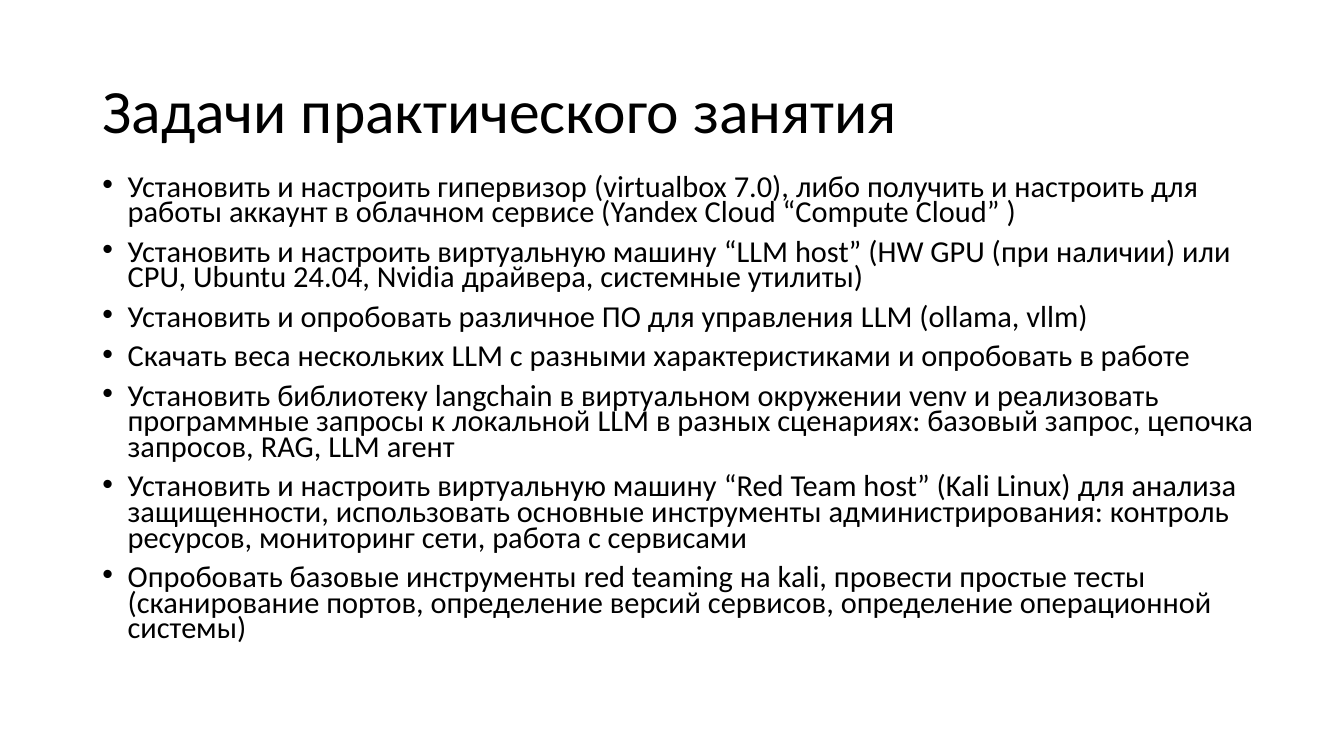
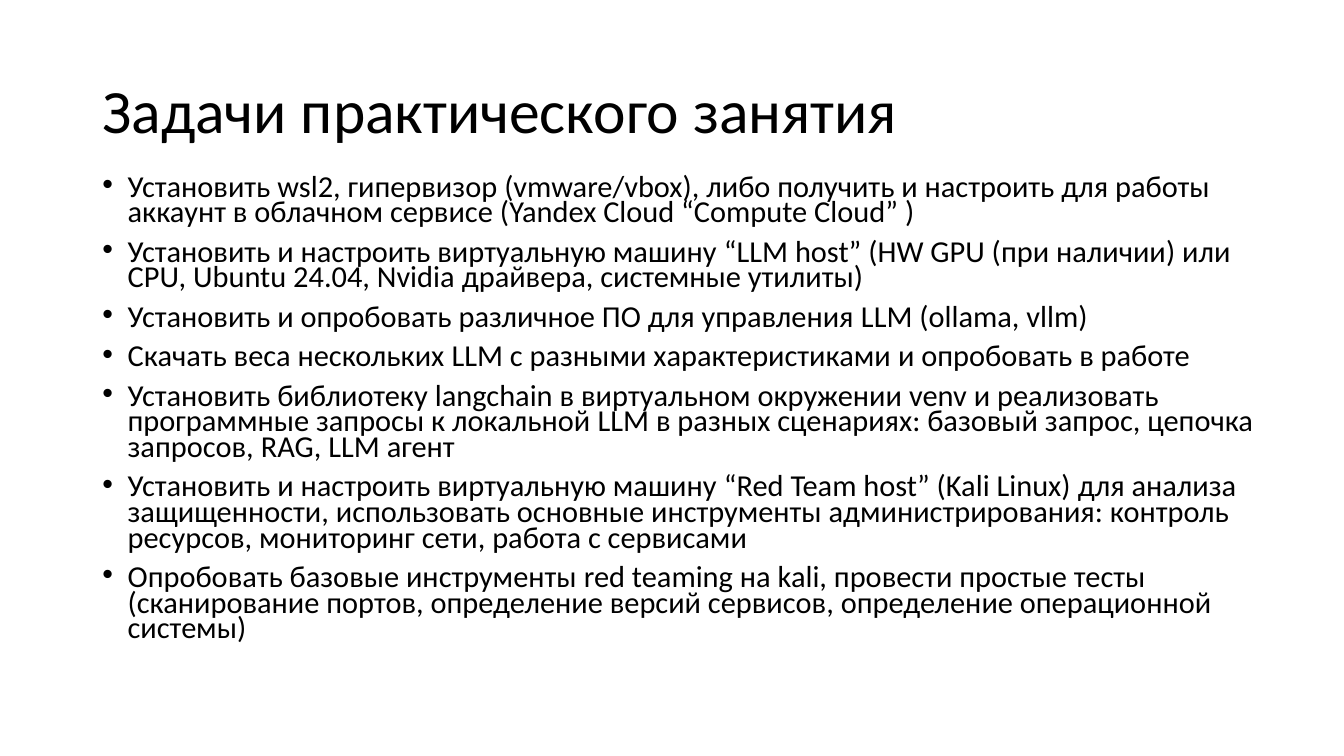
Before and after one commit to yurichernyshov/Safety-GenAI-course, a slide deck: slide 4 of Labs/1/Настройка инфраструктуры.pptx. Drawn at 1344x756 pixels with LibreOffice and Linux fonts; fonts in the diff are those of the drawing; background and template pictures are left out. Boxes give left, top, right and bottom in pixels: in the first picture for what was removed or moved away, otherwise in the second. Text is boxed around its words. In the diff, an @@ line names an element or a change of style, - is before the commit and + after.

```diff
--- a/Labs/1/Настройка инфраструктуры.pptx
+++ b/Labs/1/Настройка инфраструктуры.pptx
@@ text at (x1=128, y1=175, x2=1210, y2=227): text changed @@
-• Установить и настроить гипервизор (virtualbox 7.0), либо получить и настроить для работы аккаунт в облачном сервисе (Yandex Cloud “Compute Cloud” )
+• Установить wsl2, гипервизор (vmware/vbox), либо получить и настроить для работы аккаунт в облачном сервисе (Yandex Cloud “Compute Cloud” )
```
Also in this commit, not shown: 7 other slides changed, 1 slide removed.
